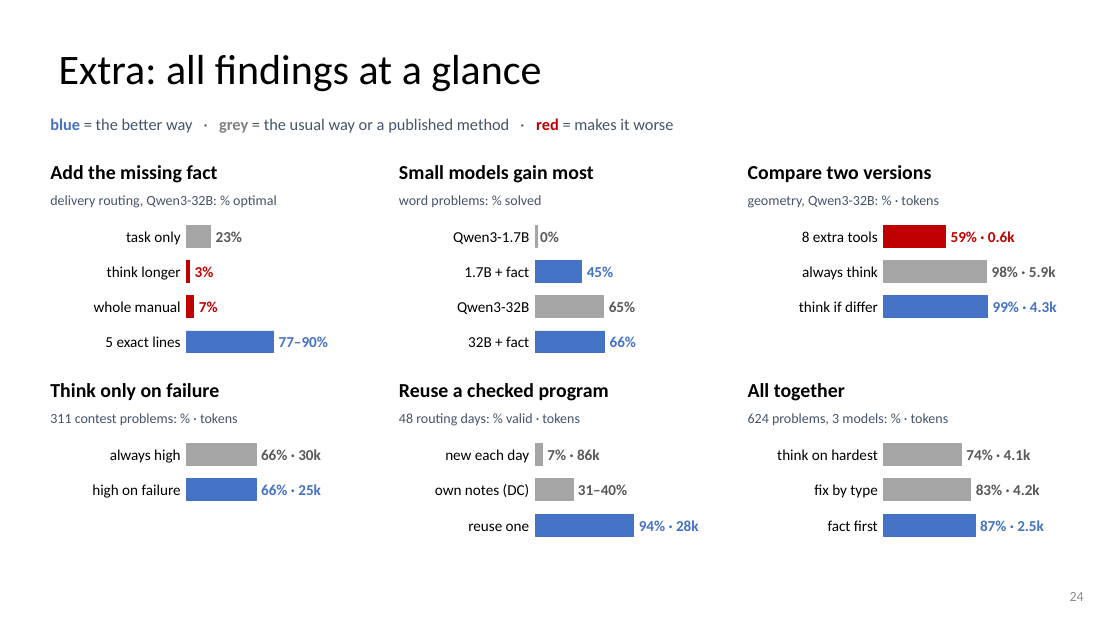
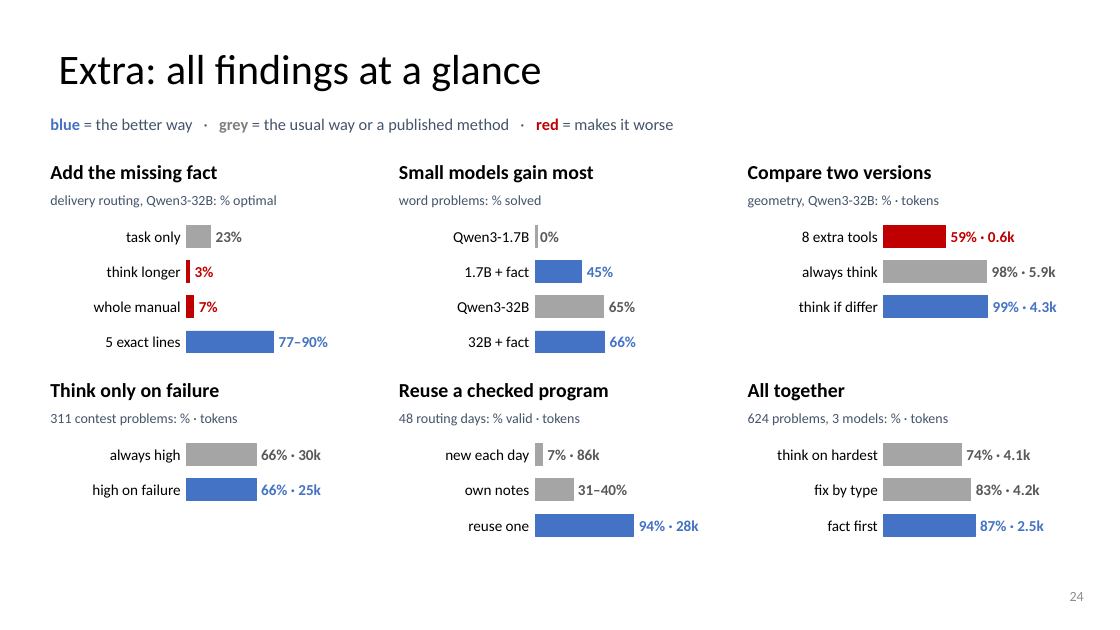
Before and after one commit to dlwns147/CSED490E_Project_Team5, a slide deck: slide 24 of PROPOSAL_slides.pptx. Drawn at 1120x630 pixels with LibreOffice and Linux fonts; fonts in the diff are those of the drawing. Boxes give left, top, right and bottom in pixels: in the first picture for what was removed or moved away, otherwise in the second. Text is boxed around its words. In the diff, an @@ line names an element or a change of style, - is before the commit and + after.

```diff
--- a/PROPOSAL_slides.pptx
+++ b/PROPOSAL_slides.pptx
@@ text at [465, 485, 529, 495]: text changed @@
-own notes (DC)
+own notes
```
Also in this commit, not shown: 6 other slides changed, 3 other files.
